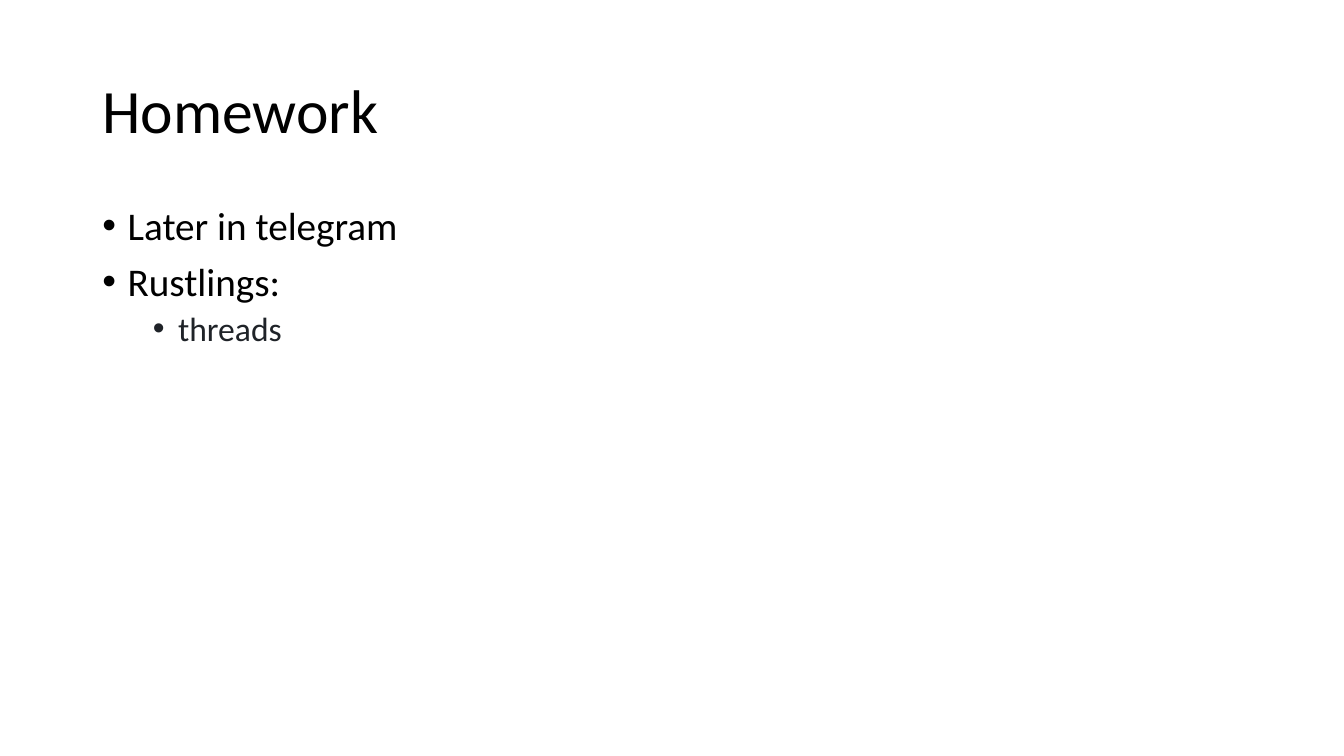
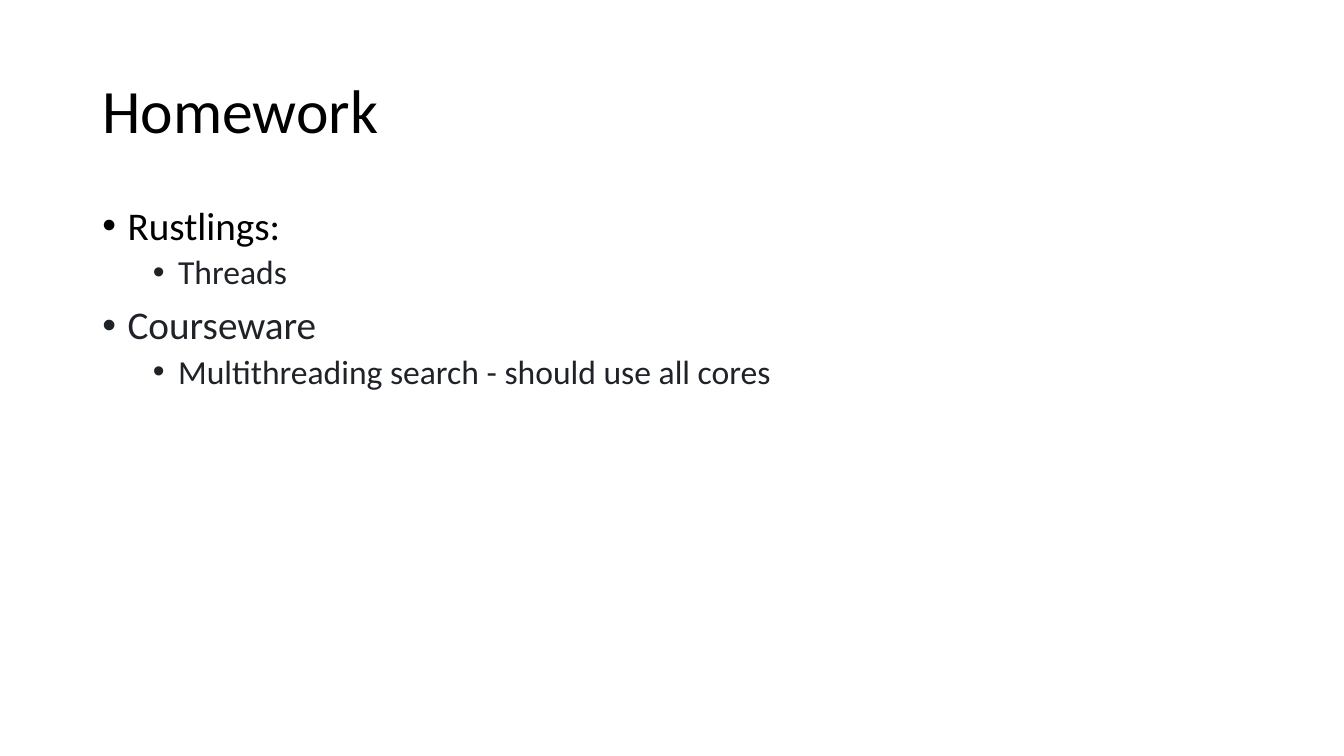
Before and after one commit to kugushev/course-rust-basics, a slide deck: slide 50 of pres/09-Multithreading.pptx (slide 51 before the commit). Drawn at 1344x756 pixels with LibreOffice and Linux fonts; fonts in the diff are those of the drawing. Boxes give left, top, right and bottom in pixels: in the first picture for what was removed or moved away, otherwise in the second. Text is boxed around its words. In the diff, an @@ line names an element or a change of style, - is before the commit and + after.

```diff
--- a/pres/09-Multithreading.pptx
+++ b/pres/09-Multithreading.pptx
@@ text at bbox=[128, 212, 398, 247]: paragraph removed @@
-• Later in telegram
@@ text at bbox=[128, 260, 771, 390]: text changed @@
-  • threads
+  • Threads
+• Courseware
+  • Multithreading search - should use all cores
```
Also in this commit, not shown: 1 slide removed, 4 other files.
